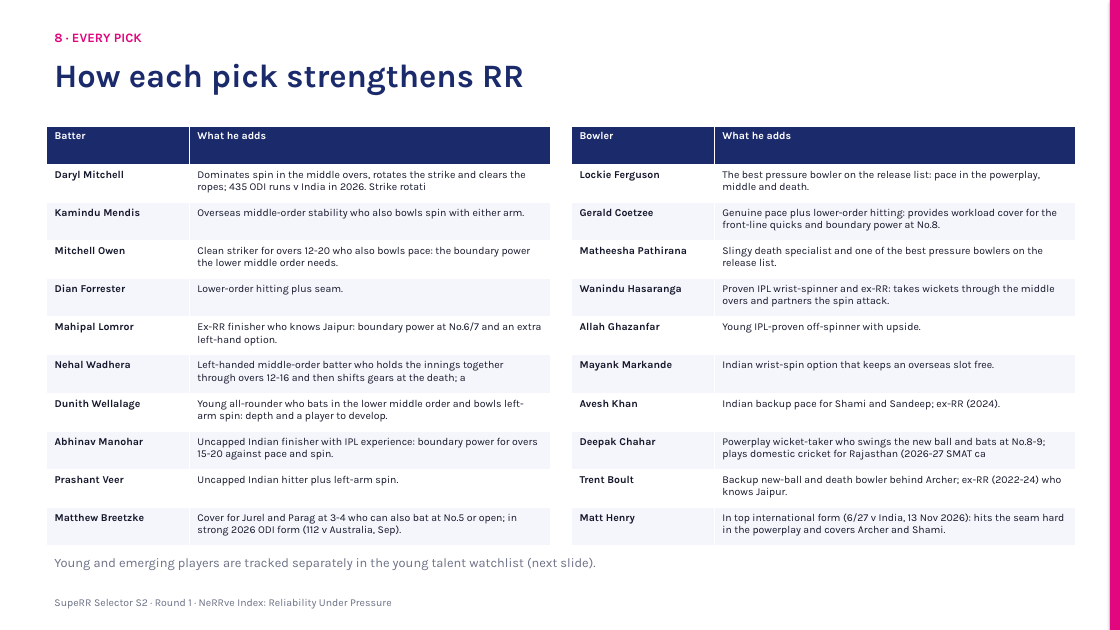
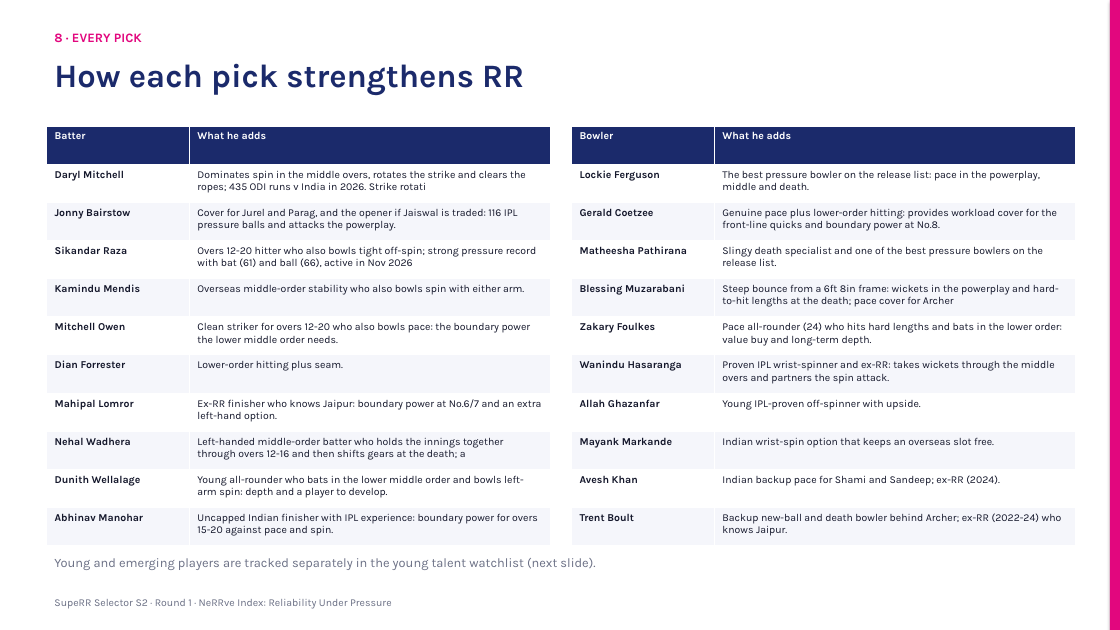
Before and after one commit to KoduruChandrasekhar/RRAuction-, a slide deck: slide 14 of submission/NeRRve_Deck.pptx. Drawn at 1120x630 pixels with LibreOffice and Linux fonts; fonts in the diff are those of the drawing. Boxes give left, top, right and bottom in pixels: in the first picture for what was removed or moved away, otherwise in the second. Text is boxed around its words. In the diff, an @@ line names an element or a change of style, - is before the commit and + after.

```diff
--- a/submission/NeRRve_Deck.pptx
+++ b/submission/NeRRve_Deck.pptx
@@ table at [46, 126, 550, 546] @@
+row 3: Jonny Bairstow | Cover for Jurel and Parag, and the opener if Jaiswal is traded: 116 IPL pressure balls and attacks the powerplay.
+row 4: Sikandar Raza | Overs 12-20 hitter who also bowls tight off-spin; strong pressure record with bat (61) and ball (66), active in Nov 2026
-row 10: Prashant Veer | Uncapped Indian hitter plus left-arm spin.
-row 11: Matthew Breetzke | Cover for Jurel and Parag at 3-4 who can also bat at No.5 or open; in strong 2026 ODI form (112 v Australia, Sep).
@@ table at [571, 126, 1075, 546] @@
+row 5: Blessing Muzarabani | Steep bounce from a 6ft 8in frame: wickets in the powerplay and hard-to-hit lengths at the death; pace cover for Archer
+row 6: Zakary Foulkes | Pace all-rounder (24) who hits hard lengths and bats in the lower order: value buy and long-term depth.
-row 9: Deepak Chahar | Powerplay wicket-taker who swings the new ball and bats at No.8-9; plays domestic cricket for Rajasthan (2026-27 SMAT ca
-row 11: Matt Henry | In top international form (6/27 v India, 13 Nov 2026): hits the seam hard in the powerplay and covers Archer and Shami.
```
Also in this commit, not shown: 8 other slides changed, 7 other files.
